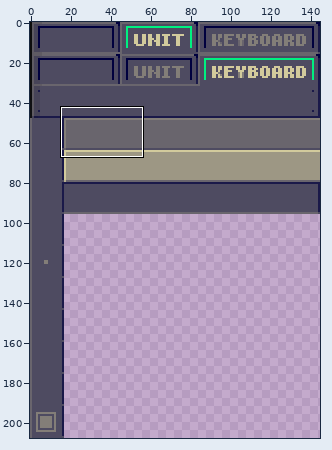
Sprite sheet, stored at res/unitbars.png. Above: a wide view before the commit, with the close-up outlined.
Close-up. Before the edit:
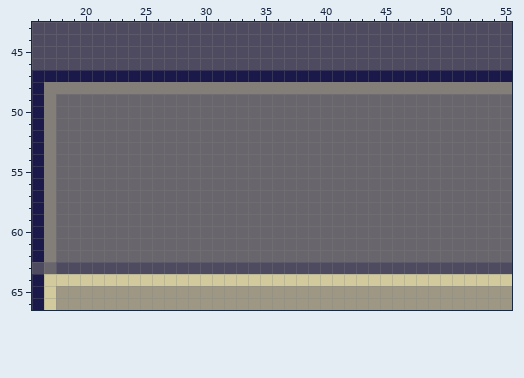
The file is 145x208 pixels. Colours within 5 levels of each other are drawn and written as one. Shown: x 16..55, y 43..66.
After:
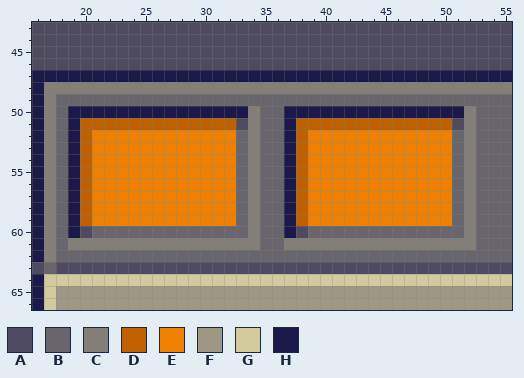
Palette (. is transparent): A #4e4b61  B #69656d  C #837e78  D #c06000  E #f08000  F #9d9784  G #d2ca9c  H #1a1949
Difference:
@@ x 16..55 @@
 49 HCBBBBBBBBBBBBBBBBBBBBBBBBBBBBBBBBBBBBBB
-50 HCBBBBBBBBBBBBBBBBBBBBBBBBBBBBBBBBBBBBBB
-51 HCBBBBBBBBBBBBBBBBBBBBBBBBBBBBBBBBBBBBBB
-52 HCBBBBBBBBBBBBBBBBBBBBBBBBBBBBBBBBBBBBBB
-53 HCBBBBBBBBBBBBBBBBBBBBBBBBBBBBBBBBBBBBBB
-54 HCBBBBBBBBBBBBBBBBBBBBBBBBBBBBBBBBBBBBBB
-55 HCBBBBBBBBBBBBBBBBBBBBBBBBBBBBBBBBBBBBBB
-56 HCBBBBBBBBBBBBBBBBBBBBBBBBBBBBBBBBBBBBBB
-57 HCBBBBBBBBBBBBBBBBBBBBBBBBBBBBBBBBBBBBBB
-58 HCBBBBBBBBBBBBBBBBBBBBBBBBBBBBBBBBBBBBBB
-59 HCBBBBBBBBBBBBBBBBBBBBBBBBBBBBBBBBBBBBBB
-60 HCBBBBBBBBBBBBBBBBBBBBBBBBBBBBBBBBBBBBBB
-61 HCBBBBBBBBBBBBBBBBBBBBBBBBBBBBBBBBBBBBBB
+50 HCBHHHHHHHHHHHHHHHCBBHHHHHHHHHHHHHHHCBBB
+51 HCBHDDDDDDDDDDDDDACBBHDDDDDDDDDDDDDACBBB
+52 HCBHDEEEEEEEEEEEEBCBBHDEEEEEEEEEEEEBCBBB
+53 HCBHDEEEEEEEEEEEEBCBBHDEEEEEEEEEEEEBCBBB
+54 HCBHDEEEEEEEEEEEEBCBBHDEEEEEEEEEEEEBCBBB
+55 HCBHDEEEEEEEEEEEEBCBBHDEEEEEEEEEEEEBCBBB
+56 HCBHDEEEEEEEEEEEEBCBBHDEEEEEEEEEEEEBCBBB
+57 HCBHDEEEEEEEEEEEEBCBBHDEEEEEEEEEEEEBCBBB
+58 HCBHDEEEEEEEEEEEEBCBBHDEEEEEEEEEEEEBCBBB
+59 HCBHDEEEEEEEEEEEEBCBBHDEEEEEEEEEEEEBCBBB
+60 HCBHABBBBBBBBBBBBBCBBHABBBBBBBBBBBBBCBBB
+61 HCBCCCCCCCCCCCCCCCCBBCCCCCCCCCCCCCCCCBBB
 62 HCBBBBBBBBBBBBBBBBBBBBBBBBBBBBBBBBBBBBBB
Boxes around the changes in both close-ups, in picture pixels (x1, y1, x2, y2):
changed: (68, 106, 476, 250)
